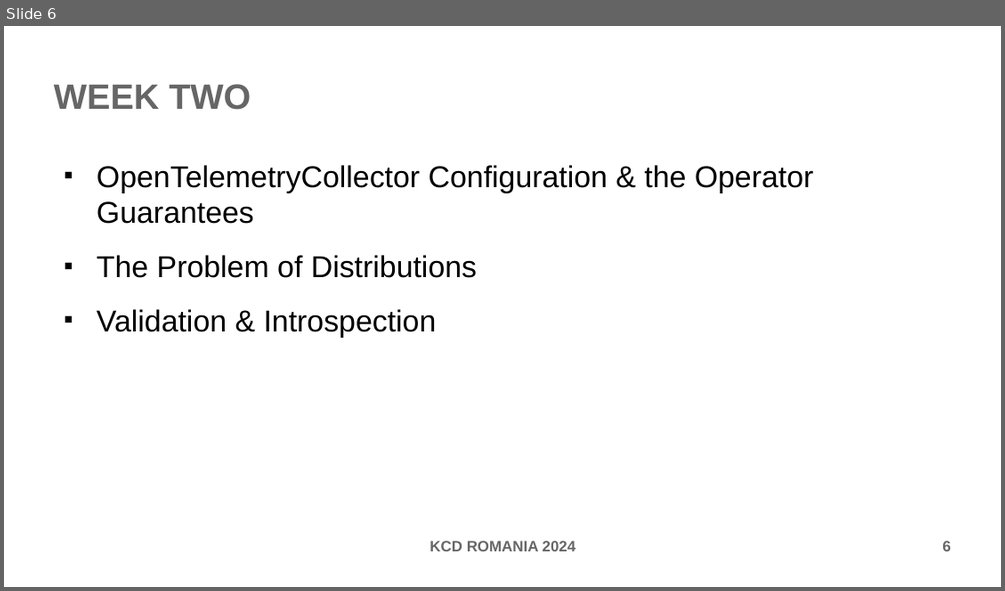
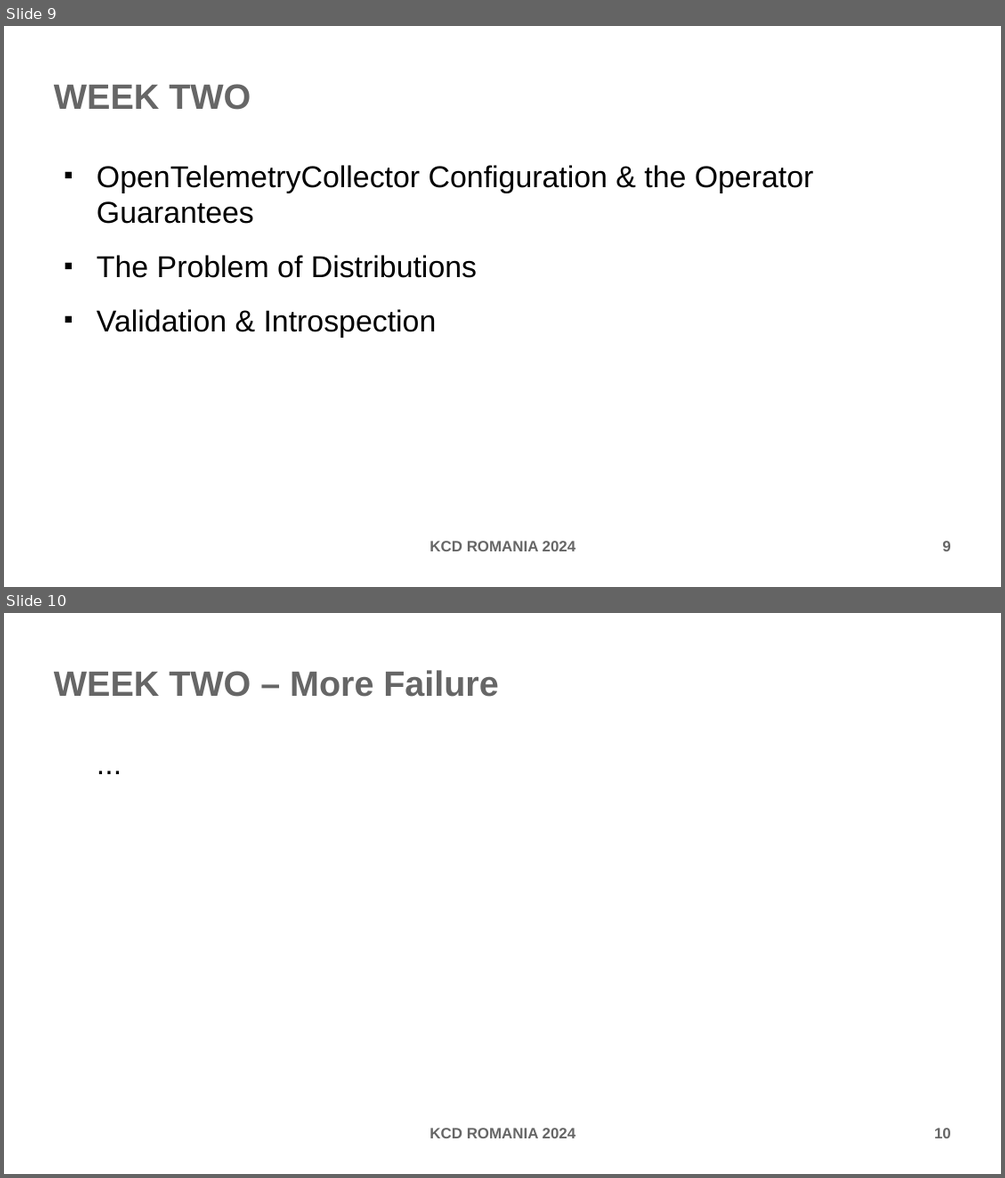
Before and after one commit to forestsword/ditd-presentation, a slide deck: ditd-presentation.odp. Shown one above the other, each under a label of ours: slide 6 before the commit, slides 9 and 10 after it. The pictures are 1005x591 and 1005x1178 pixels, drawn with LibreOffice and Linux fonts; fonts in the diff are those of the drawing. Boxes give left, top, right and bottom in pixels: in the first picture for what was removed or moved away, otherwise in the second. Text is boxed around its words. In the diff, an @@ line names an element or a change of style, - is before the commit and + after.

```diff
--- a/ditd-presentation.odp
+++ b/ditd-presentation.odp
@@ slide 10 added at <box>4,613,1001,1174</box>, background #FFFFFF @@
@@ title added at <box>54,670,498,697</box>, 28 pt, text #666666, bold @@
+WEEK TWO – More Failure
@@ text added at <box>54,744,951,1070</box>, 24 pt, text #000000 @@
+...
@@ text added at <box>429,1127,576,1138</box>, 12 pt, text #666666, bold @@
+KCD ROMANIA 2024
@@ page number added at <box>934,1127,951,1138</box>, 12 pt, text #666666, bold @@
+10
@@ what was slide 6 is now slide 9 @@
@@ page number at <box>942,540,950,551</box>: text changed @@
-6
+9
```
Also in this commit, not shown: 5 slides changed, 7 other slides added.
